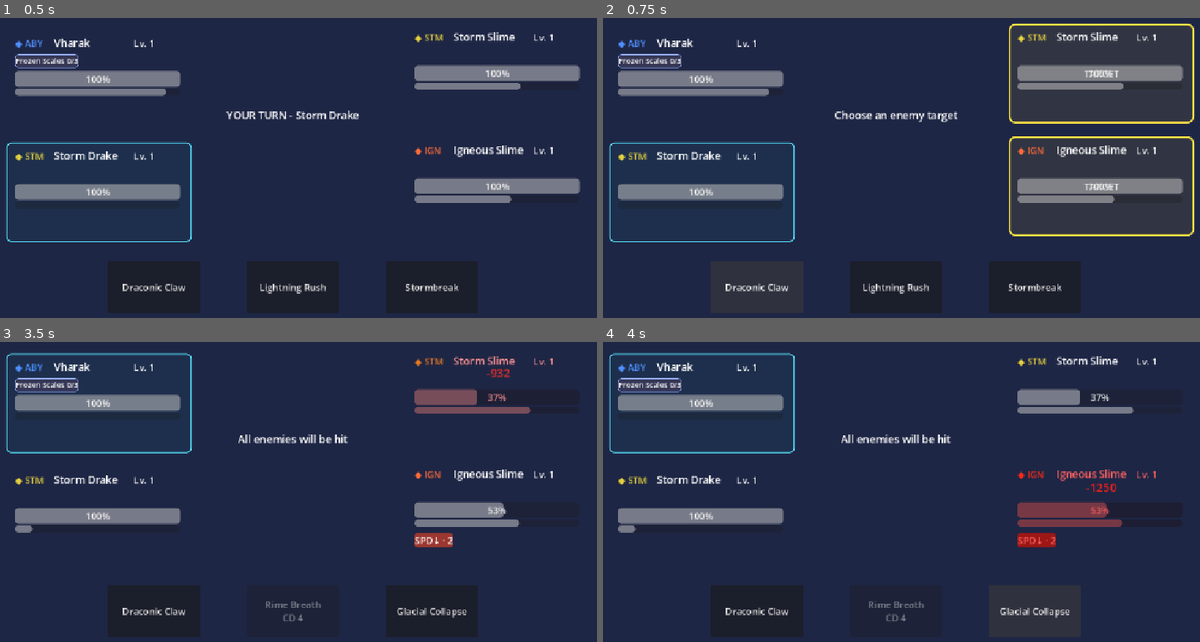
Above: before the commit, frames 1-4 (two rows, left to right).
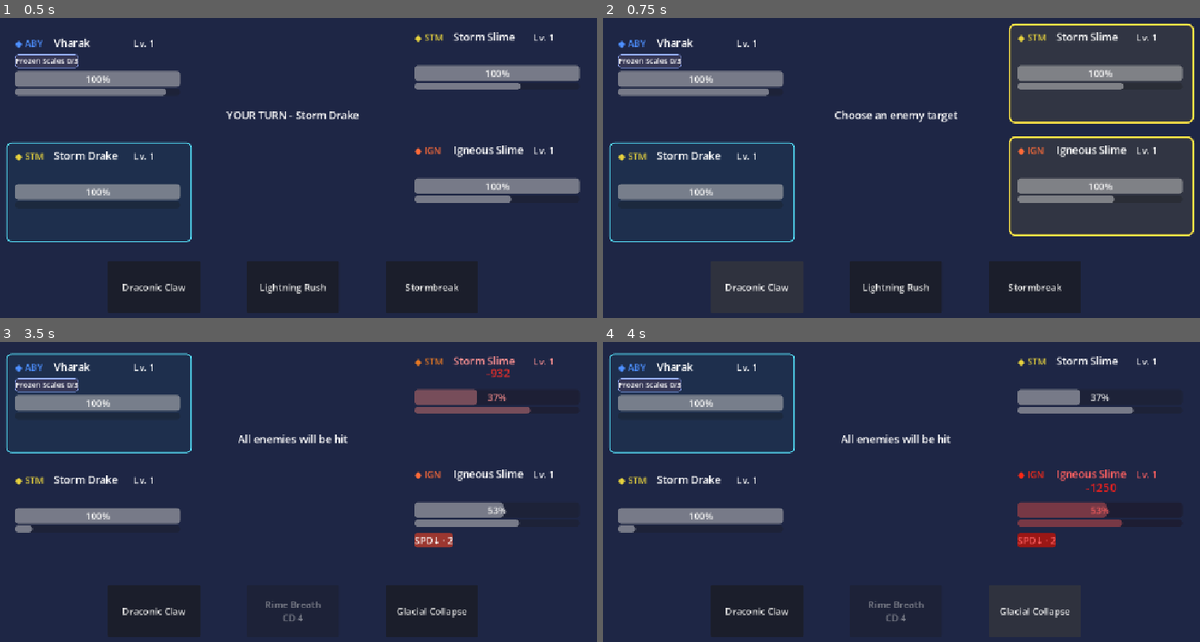
Above: after the commit, the same moments.

Repository: Akharyuu/monster-rpg
Game: Godot game, scene res://scenes/battle/battle_screen.tscn
Two runs of this game, one before a commit and one after it. Both use one fixed random seed, a clock stepped at 60 frames per second and the inputs below.
Inputs (mouse positions are in pixels of both pictures, inside the frame that each line leads up to):
- Up to frame 1 (0.5 s): no input
- Up to frame 2 (0.75 s): click "Draconic Claw" at 0.5 s
- Up to frame 3 (3.5 s): click (501, 399) at 1.25 s, where only the run before the commit has a clickable "TARGET"; click "Lightning Rush" at 2 s; click "Rime Breath" at 2.75 s
- Up to frame 4 (4 s): click "Glacial Collapse" at 3.5 s

Frame 1 is identical in both runs. In frame 2, 0.1% of the frame differs, in the area x 80-87%, y 17-58%; in frame 3, less than 0.1%; in frame 4, less than 0.1%.

Commit message:
Move target prompt to HUD corner

Diff:
--- a/godot/scenes/battle/monster_battle_hud.tscn
+++ b/godot/scenes/battle/monster_battle_hud.tscn
@@ -84,6 +84,19 @@
 offset_bottom = 154.0
 theme_override_constants/separation = 5
 
+[node name="Target Prompt" type="Label" parent="."]
+visible = false
+layout_mode = 0
+offset_left = 224.0
+offset_top = 8.0
+offset_right = 304.0
+offset_bottom = 34.0
+mouse_filter = 2
+text = "TARGET"
+horizontal_alignment = 1
+vertical_alignment = 1
+theme_override_font_sizes/font_size = 13
+
 [node name="Target Button" type="Button" parent="."]
 visible = false
 layout_mode = 0
@@ -91,6 +104,5 @@
 offset_top = 5.0
 offset_right = 315.0
 offset_bottom = 167.0
-text = "TARGET"
 flat = true
 disabled = true
